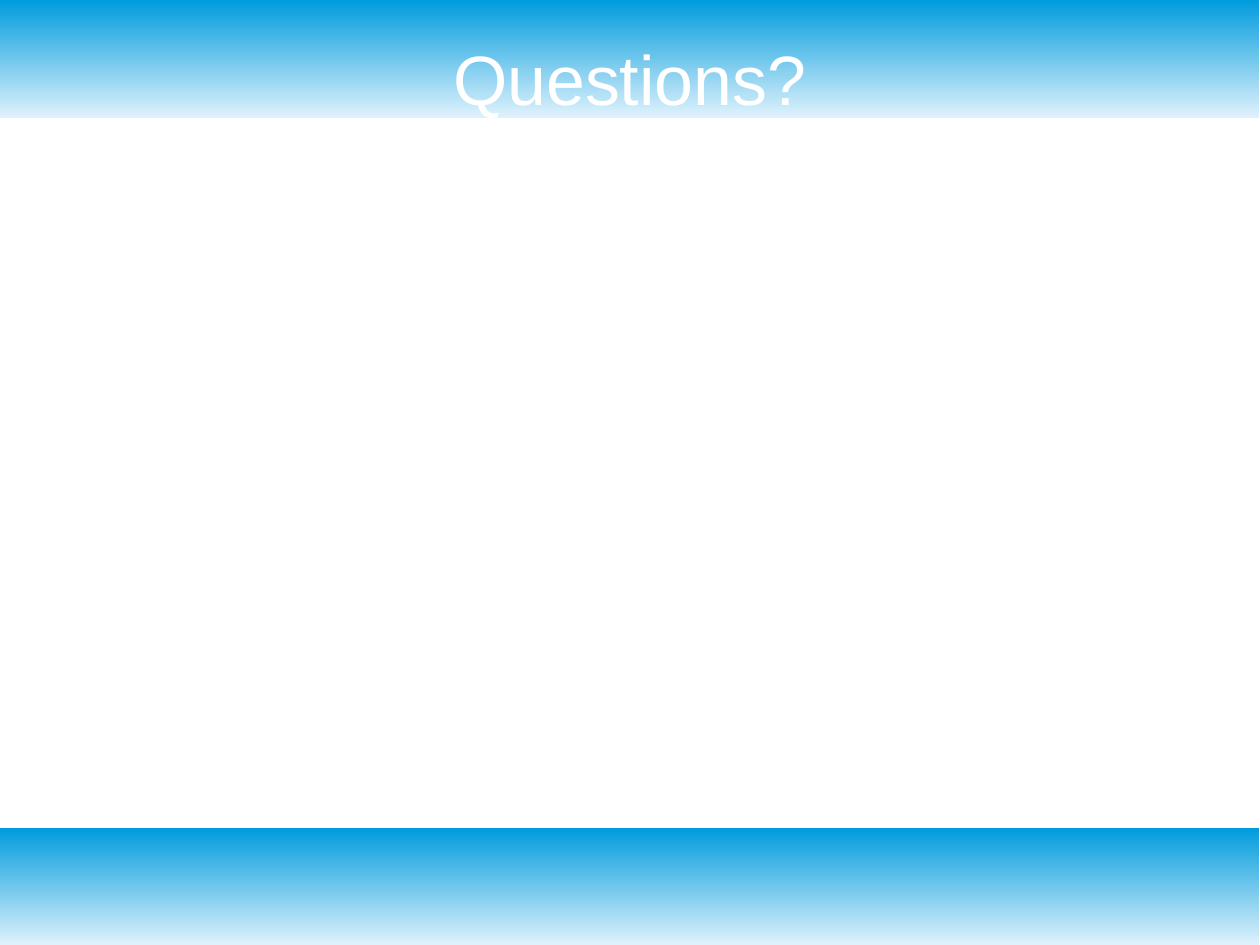
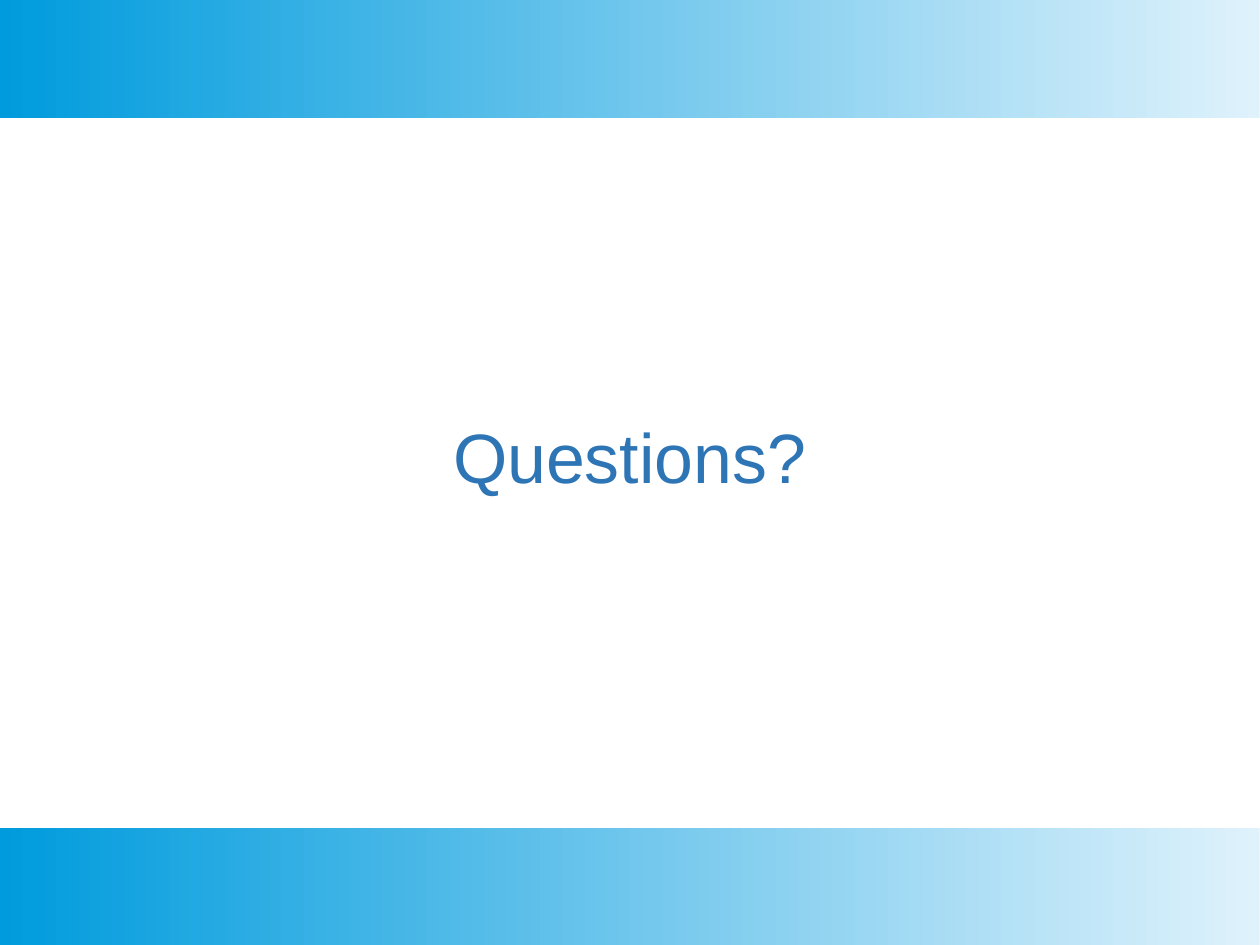
Before and after one commit to CSteigueber/watch-on-health, a slide deck: slide 13 of watch.odp (slide 14 before the commit). Drawn at 1260x945 pixels with LibreOffice and Linux fonts; fonts in the diff are those of the drawing. Boxes give left, top, right and bottom in pixels: in the first picture for what was removed or moved away, otherwise in the second. Text is boxed around its words. In the diff, an @@ line names an element or a change of style, - is before the commit and + after.

```diff
--- a/watch.odp
+++ b/watch.odp
@@ rectangle removed at <box>0,0,1260,118</box> @@
@@ freeform shape added at <box>0,0,1260,118</box>, fill gradient #DFF2FC to #009BDD @@
@@ title "Questions?": place and size @@
-title "Questions?" at <box>453,49,806,118</box>
+title "Questions?" at <box>453,432,806,496</box>
@@ title "Questions?" at <box>453,432,806,496</box>: text colour #FFFFFF to #2E75B6 @@
@@ rectangle removed at <box>0,828,1260,945</box> @@
@@ freeform shape added at <box>0,828,1260,945</box>, fill gradient #DFF2FC to #009BDD @@
```
Also in this commit, not shown: 12 other slides changed, 1 slide removed.
